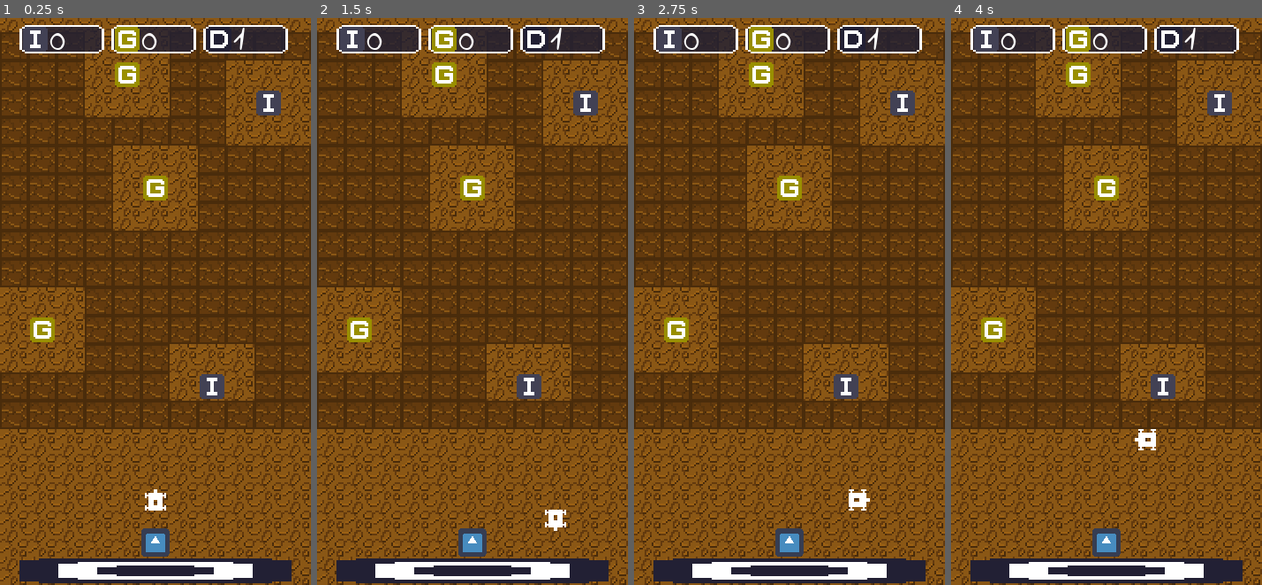
Above: before the commit, frames 1-4 (left to right).
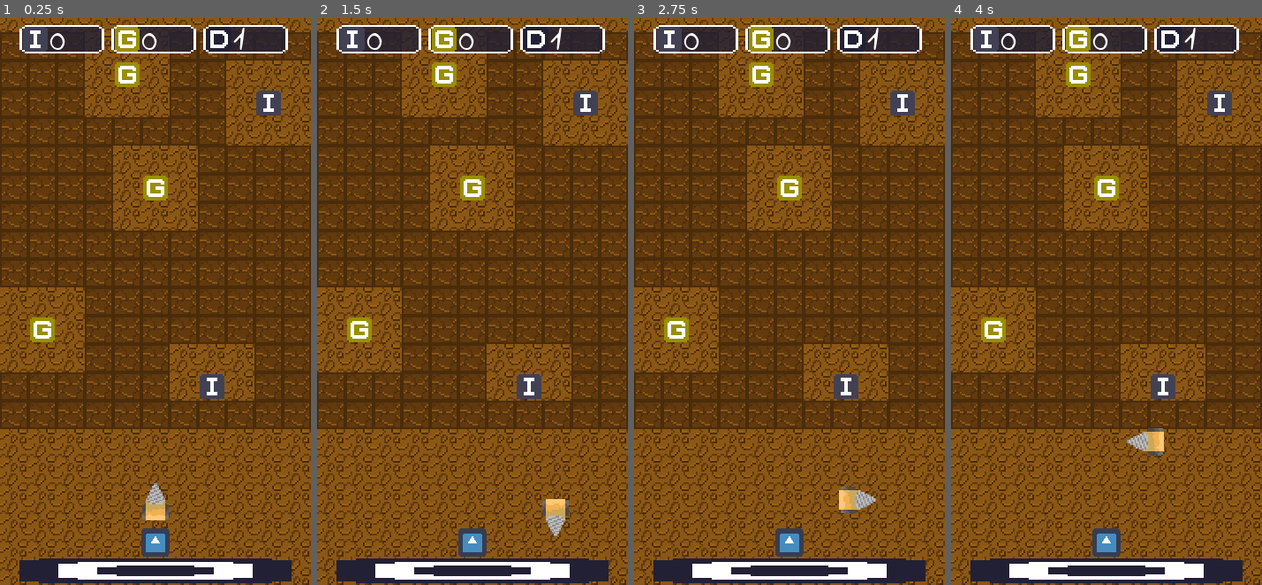
Above: after the commit, the same moments.

Repository: IzumiKei/DrillClicker
Game: Godot game, scene res://Game.tscn
Two runs of this game, one before a commit and one after it. Both use one fixed random seed, a clock stepped at 60 frames per second and the inputs below. The engine's default icon, where the game draws it, is replaced by a stand-in: a white triangle on a blue panel in a dark square.
Inputs:
- Up to frame 1 (0.25 s): no input
- Up to frame 2 (1.5 s): tap Enter at 0.5 s; hold Right (ui_right) 0.53-1.28 s; tap Z (Mine) at 0.6, 1.35 s; tap Space (ui_select) at 0.77 s; hold Down (ui_down) from 1.28 s (still down)
- Up to frame 3 (2.75 s): tap Space (ui_select) at 1.52 s; tap R (reset_scene) at 2 s; release Down (ui_down) at 2.03 s; hold Right (ui_right) from 2.03 s (still down); tap Z (Mine) at 2.1 s
- Up to frame 4 (4 s): release Right (ui_right) at 2.78 s; hold Up (ui_up) 2.78-3.53 s; tap Z (Mine) at 2.85, 3.6 s; tap Space (ui_select) at 3.02, 3.77 s; hold Left (ui_left) from 3.53 s (still down)

The runs differ from the first frame. In frame 1, 0.4% of the frame differs, in the area x 45-55%, y 82-89%; in frame 2, 0.4%, in the area x 72-81%, y 84-92%; in frame 3, 0.4%; in frame 4, 0.4%.

Commit message:
se añade el sprite del jugador

Diff:
--- a/Scenes/player.tscn
+++ b/Scenes/player.tscn
@@ -4,18 +4,21 @@
 [ext_resource path="res://Scripts/player.gd" type="Script" id=2]
 
 [sub_resource type="RectangleShape2D" id=1]
-extents = Vector2( 6, 6 )
+extents = Vector2( 7, 9 )
 
 [sub_resource type="RectangleShape2D" id=2]
-extents = Vector2( 1, 6 )
+extents = Vector2( 1, 7 )
 
 [node name="Player" type="KinematicBody2D"]
 script = ExtResource( 2 )
 
 [node name="Sprite" type="Sprite" parent="."]
+position = Vector2( 4.76837e-07, 1.5 )
+scale = Vector2( 0.9375, 0.84375 )
 texture = ExtResource( 1 )
 
 [node name="CollisionShape2D" type="CollisionShape2D" parent="."]
+position = Vector2( 0, 3 )
 shape = SubResource( 1 )
 
 [node name="Camera2D" type="Camera2D" parent="."]
@@ -26,7 +29,7 @@
 
 [node name="CollisionShape2D" type="CollisionShape2D" parent="PlayerDrill"]
 modulate = Color( 0.945098, 0.00392157, 0.976471, 1 )
-position = Vector2( 0, -1 )
+position = Vector2( 0, -2 )
 shape = SubResource( 2 )
 
 [connection signal="body_entered" from="PlayerDrill" to="." method="_on_PlayerDrill_body_entered"]
Binary file changed: Assets/Sprites/player.png
